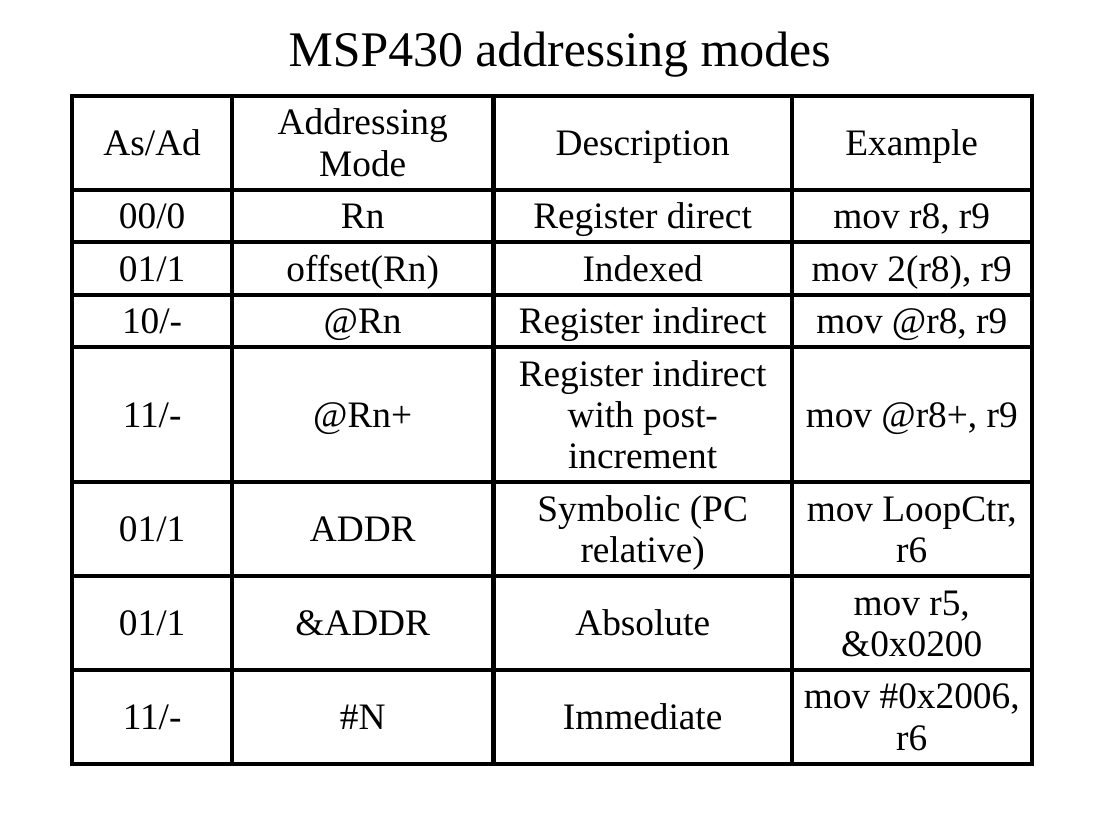
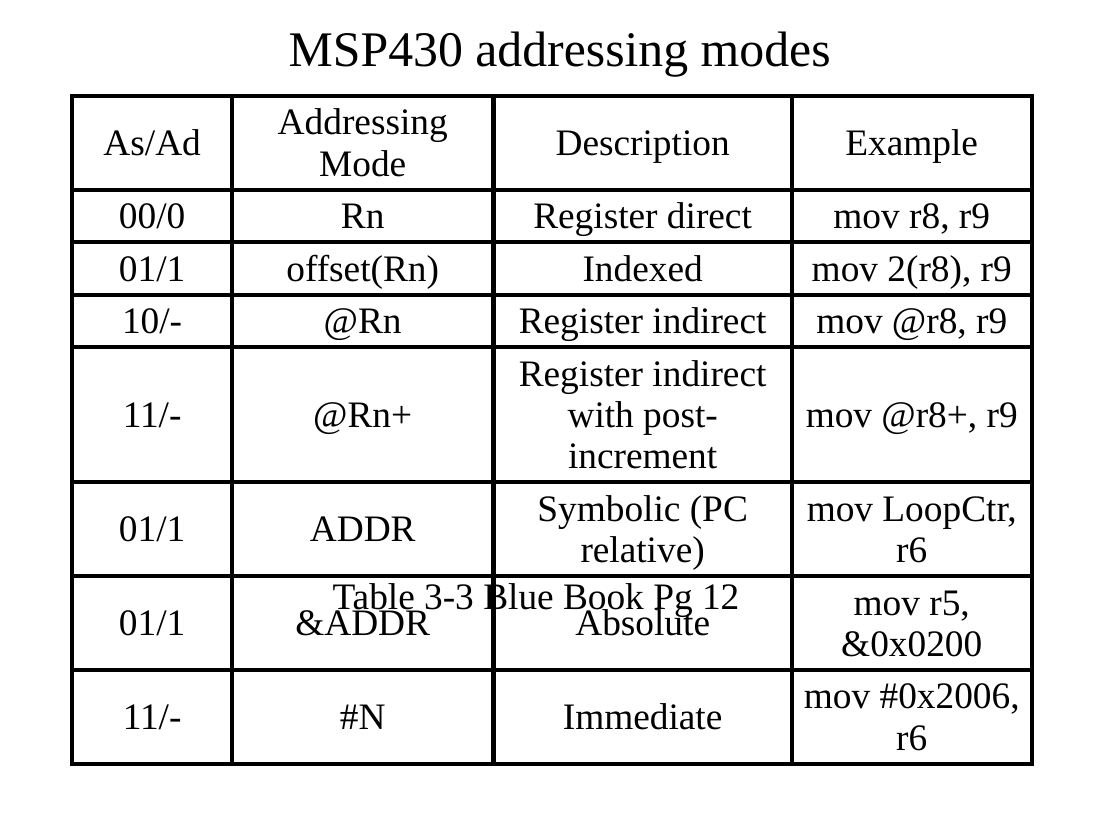
Before and after one commit to pw4rn3r/ECE382, a slide deck: slide 24 of notes/L3/Lsn3.pptx. Drawn at 1120x840 pixels with LibreOffice and Linux fonts; fonts in the diff are those of the drawing. Boxes give left, top, right and bottom in pixels: in the first picture for what was removed or moved away, otherwise in the second. Text is boxed around its words. In the diff, an @@ line names an element or a change of style, - is before the commit and + after.

```diff
--- a/notes/L3/Lsn3.pptx
+++ b/notes/L3/Lsn3.pptx
@@ text added at [333, 580, 739, 616], 24 pt, text #000000 @@
+Table 3-3 Blue Book Pg 12
```
Also in this commit, not shown: 7 other slides changed.
